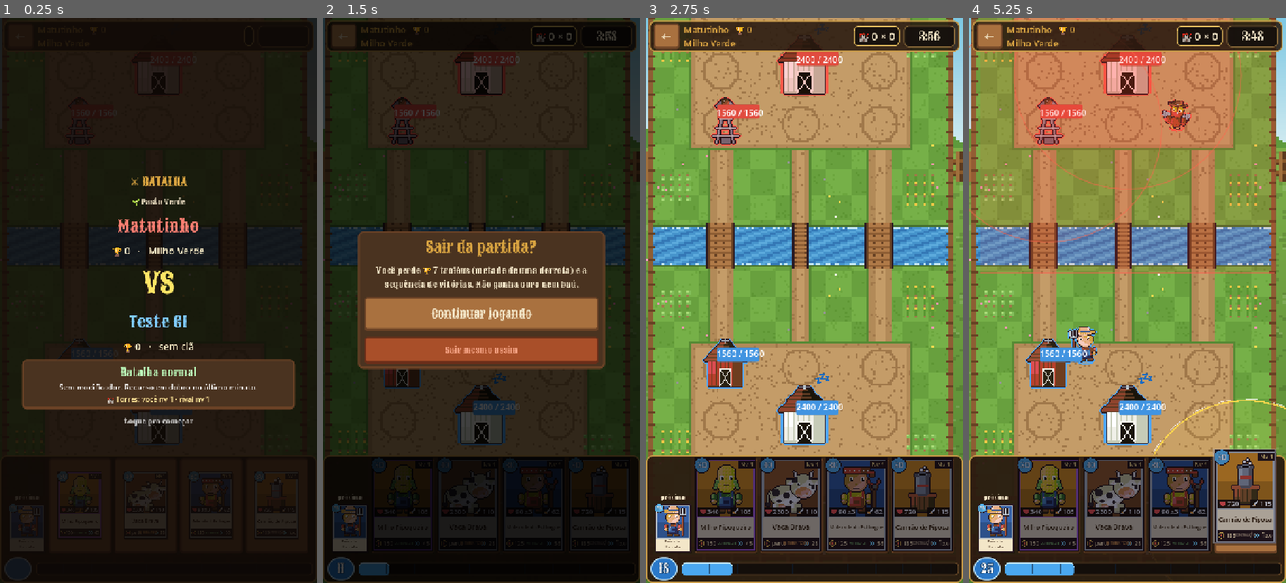
Above: before the commit, frames 1-4 (left to right).
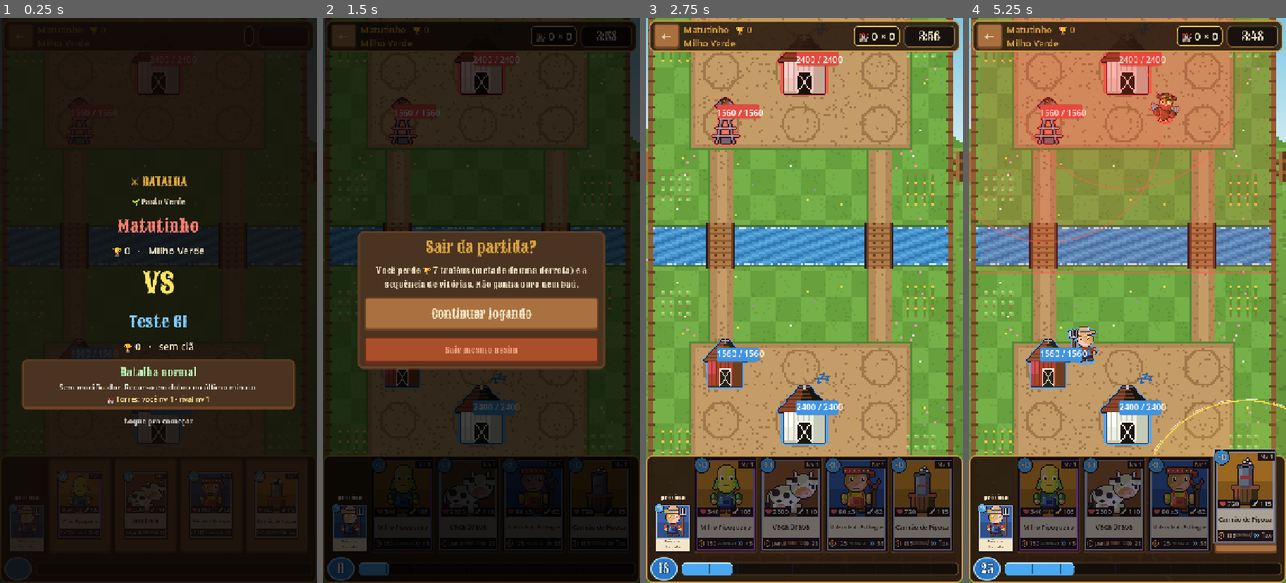
Above: after the commit, the same moments.

Repository: Generadevde/farmarena
Game: Godot game, scene res://ci/battle_test.tscn
Same seed, same stepped clock (60 frames per second), same inputs: the game is played once before the commit and once after it. This scene is started directly instead of the project's main scene. The engine's default icon, where the game draws it, is replaced by a stand-in: a white triangle on a blue panel in a dark square.
Inputs (mouse positions are in pixels of both pictures, inside the frame that each line leads up to):
- Up to frame 1 (0.25 s): no input
- Up to frame 2 (1.5 s): tap Enter at 0.5 s; move the mouse to (551, 272) at 0.52 s; click (551, 272) at 0.67 s; click "←" at 1.25 s
- Up to frame 3 (2.75 s): click "Continuar jogando" at 2 s
- Up to frame 4 (5.25 s): click "Milho Pipoqueiro" at 2.75 s; click "Vaca Brava" at 3.5 s; click "Molecada do Estilingue" at 4.25 s; click "Canhão de Pipoca" at 5 s

The runs differ from the first frame. In frame 1, less than 0.1% of the frame differs, in the area x 50-52%, y 37-44%; in frame 2, 0.3%; in frame 3, 4.7%; in frame 4, 5.2%, in the area x 2-96%, y 0-78%.

Commit message:
Sem ponte do meio e no máximo 2 módulos
- O rio só se atravessa pelas duas pontes dos lados (o meio virou água, no desenho das 13 arenas
  e no caminho das tropas). Voador continua passando por cima.
- Bots atacam sempre por um dos lados (antes miravam a Casa Grande, no meio).
- Módulos: máximo 2. 1 do nível 1 ao 7, 2 do 8 em diante.
- Testes: tropa solta no meio atravessa por uma ponte do lado; espaços por nível.
- 40 partidas entre bots: jogadas pelo meio caíram de 46% pra 29% (o resto é defesa perto da base).

Co-Authored-By: Claude Opus 5.5 <noreply@anthropic.com>
Claude-Session: https://claude.ai/code/session_01F2c9wwKpd4XWAaAeM55Dzi

Diff:
--- a/AI/push_plan.gd
+++ b/AI/push_plan.gd
@@ -235,7 +235,7 @@
 	_want_building = false
 	if is_pushing(now):
 		if fam == Fam.CAOS and randf() < 0.18:
-			lane_x = _family_lane(tree, my_team)   # muda de lado no meio do ataque
+			lane_x = _side(_family_lane(tree, my_team))   # muda de lado no meio do ataque
 		return {"go": true, "lane_x": lane_x, "first": false}
 	# CERCO: antes de pensar em atacar, quer construção de pé (até 2)
 	if fam == Fam.CERCO and money >= 30 and _own_buildings(tree, my_team).size() < 2:
@@ -268,7 +268,7 @@
 		_chaos = randf_range(-30.0, 10.0)
 		_combo_patience = now + 26.0
 		active_until = now + push_seconds()
-		lane_x = counter_lane if counter_lane != INF else _family_lane(tree, my_team)
+		lane_x = _side(counter_lane if counter_lane != INF else _family_lane(tree, my_team))
 		played = 0
 		return {"go": true, "lane_x": lane_x, "first": counter_lane == INF}
 	if randf() < chip_chance():
@@ -367,7 +367,23 @@
 
 ## rota do ataque: a torre adversária mais machucada; empate = onde o
 ## adversário tem menos tropa; empate de novo = sorteio
+## o ataque vai SEMPRE por uma das duas pontes: a rota no meio (a Casa Grande, o portão)
+## vira o lado em que a torre está, ou o lado da casa do bot se ela estiver bem no meio
+func _side(x: float) -> float:
+	var dx = x - ArenaBuilder.CENTER.x
+	if absf(dx) < ArenaBuilder.BRIDGE_X * 0.5:
+		var s = home_side if home_side != 0.0 else (-1.0 if randf() < 0.5 else 1.0)
+		if fam == Fam.CAOS:
+			s = -1.0 if randf() < 0.5 else 1.0
+		return ArenaBuilder.CENTER.x + ArenaBuilder.BRIDGE_X * s
+	return ArenaBuilder.CENTER.x + ArenaBuilder.BRIDGE_X * signf(dx)
+
+
 func _pick_lane(tree: SceneTree, my_team) -> float:
+	return _side(_pick_lane_raw(tree, my_team))
+
+
+func _pick_lane_raw(tree: SceneTree, my_team) -> float:
 	var foe = BattleBrain.other_team(my_team)
 	var towers = BattleBrain.get_bases(tree, foe)
 	if towers.is_empty():
--- a/Scripts/arena_builder.gd
+++ b/Scripts/arena_builder.gd
@@ -13,7 +13,7 @@
 const RIVER_HALF = 36.0   # rio de 72 de largura (era 40): estreito, quem brigava corpo a corpo de uma margem pra outra ia parar no meio da água
 const BRIDGE_X = 150.0
 const BRIDGE_HALF = 24.0                 # meia-largura útil da ponte lateral (desenho tem 28)
-const CENTER_BRIDGE_HALF = 12.0          # ponte do MEIO, mais estreita (desenho tem 16) -- gargalo
+const CENTER_BRIDGE_HALF = 12.0          # (antiga ponte do meio: hoje é água -- só os dois lados atravessam)
 const TOWER_DX = 135.0
 const TOWER_DY = 380.0
 const TOWER_HP_FRACTION = 0.65           # cada torre tem 65% da vida da base (2 torres = 130%)
@@ -115,18 +115,19 @@
 	var cb0 = CENTER.x - CENTER_BRIDGE_HALF
 	var cb1 = CENTER.x + CENTER_BRIDGE_HALF
 
-	# 3 passagens: esquerda, MEIO (estreita) e direita
+	# 2 passagens: esquerda e direita (o meio do rio é água, igual o Clash). Os pontos cb0/cb1
+	# continuam nas bordas pra os pedaços de chão e de água se ligarem certinho
 	var ground = _poly_builder()
 	_add_poly(ground, [Vector2(x0, rb), Vector2(lb0, rb), Vector2(lb1, rb), Vector2(cb0, rb), Vector2(cb1, rb), Vector2(rb0, rb), Vector2(rb1, rb), Vector2(x1, rb), Vector2(x1, y_bot), Vector2(x0, y_bot)])
 	_add_poly(ground, [Vector2(x0, y_top), Vector2(x1, y_top), Vector2(x1, rt), Vector2(rb1, rt), Vector2(rb0, rt), Vector2(cb1, rt), Vector2(cb0, rt), Vector2(lb1, rt), Vector2(lb0, rt), Vector2(x0, rt)])
 	_add_poly(ground, [Vector2(lb0, rt), Vector2(lb1, rt), Vector2(lb1, rb), Vector2(lb0, rb)])
-	_add_poly(ground, [Vector2(cb0, rt), Vector2(cb1, rt), Vector2(cb1, rb), Vector2(cb0, rb)])
 	_add_poly(ground, [Vector2(rb0, rt), Vector2(rb1, rt), Vector2(rb1, rb), Vector2(rb0, rb)])
 	_make_region(battle, "NavChao", ground, 0b01)
 
 	var water = _poly_builder()
 	_add_poly(water, [Vector2(x0, rt), Vector2(lb0, rt), Vector2(lb0, rb), Vector2(x0, rb)])
 	_add_poly(water, [Vector2(lb1, rt), Vector2(cb0, rt), Vector2(cb0, rb), Vector2(lb1, rb)])
+	_add_poly(water, [Vector2(cb0, rt), Vector2(cb1, rt), Vector2(cb1, rb), Vector2(cb0, rb)])
 	_add_poly(water, [Vector2(cb1, rt), Vector2(rb0, rt), Vector2(rb0, rb), Vector2(cb1, rb)])
 	_add_poly(water, [Vector2(rb1, rt), Vector2(x1, rt), Vector2(x1, rb), Vector2(rb1, rb)])
 	_make_region(battle, "NavAgua", water, 0b10)
--- a/Scripts/progresso.gd
+++ b/Scripts/progresso.gd
@@ -1443,7 +1443,7 @@
 
 # ================================================================ MÓDULOS (base principal + 6 pontos)
 ## quantos espaços de módulo o jogador tem agora: 1 até o nível 4 dos módulos,
-## 2 do nível 5 ao 12 e 3 do 13 em diante (Regras.MODULE_SLOT_LEVELS)
+## 1 do nível 1 ao 7 e 2 do 8 em diante (Regras.MODULE_SLOT_LEVELS)
 func module_slots() -> int:
 	return Regras.module_slots(tower_level())
 
--- a/Scripts/regras.gd
+++ b/Scripts/regras.gd
@@ -62,11 +62,11 @@
 # ---------------------------------------------------------------- módulos
 ## quantos módulos cabem por lado: abre com o NÍVEL DOS MÓDULOS (o mesmo 1 a 14 das cartas).
 ## Na partida os DOIS lados entram com a mesma quantidade: a do jogador.
-const MODULE_SLOTS_MAX = 3
-const MODULE_SLOT_LEVELS = [1, 5, 13]   # nível em que abre o 1º, o 2º e o 3º espaço
+const MODULE_SLOTS_MAX = 2
+const MODULE_SLOT_LEVELS = [1, 8]   # nível em que abre o 1º e o 2º espaço (1 do nível 1 ao 7; 2 do 8 em diante)
 const MAIN_BASE_POS = Vector2(0, 330)   # a partir do meio do rio, pro lado de quem é o dono
 # TECLADO NUMÉRICO: a base é o 5 e os 8 pontos são os outros números -- 3 na frente, 1 de cada
-# lado da base e 3 atrás. Três colunas (as das 3 pontes: -150, 0, 150) e três fileiras
+# lado da base e 3 atrás. Três colunas (-150, 0, 150; as pontes ficam só nas dos lados) e três fileiras
 # (230, 330, 430 a partir do rio), tudo simétrico. Os índices 0 a 5 são os de sempre (os
 # baralhos de módulo salvos continuam valendo); 6 e 7 são os cantos de trás, novos.
 const MODULE_POINTS = [Vector2(-150, 230), Vector2(0, 230), Vector2(150, 230), Vector2(-150, 330), Vector2(0, 430), Vector2(150, 330),
--- a/ci/battle_test.gd
+++ b/ci/battle_test.gd
@@ -413,21 +413,20 @@
 		b.unlock_arena = 0
 	hub._set_cards_view(1)
 	await get_tree().create_timer(0.5).timeout
-	_check("nível 1 tem 1 espaço de módulo", Progresso.module_loadout().size() == 1 and _find_text(hub, "Espaços de módulo: 1 de 3") and _find_text(hub, "abre no nível 5"),
+	_check("nível 1 tem 1 espaço de módulo", Progresso.module_loadout().size() == 1 and _find_text(hub, "Espaços de módulo: 1 de 2") and _find_text(hub, "abre no nível 8"),
 		"módulos=%d" % Progresso.module_loadout().size())
-	Regras.set_tune("slots", 3)
+	Regras.set_tune("slots", 2)
 	hub._queue_refresh()
 	await get_tree().create_timer(0.5).timeout
 	var lo3 = Progresso.module_loadout()
 	var pts3 := {}
 	for o in lo3:
 		pts3[int(o["ponto"])] = true
-	_check("com 3 espaços a tela mostra 3 módulos, cada um num ponto", lo3.size() == 3 and pts3.size() == 3 and _find_text(hub, "Casa Grande + 3 módulos"), str(lo3.map(func(o): return [o["base"].base_name, o["ponto"]])))
-	hub._use_module(2, mods[0])
+	_check("no máximo 2 espaços: a tela mostra 2 módulos, cada um num ponto", Regras.MODULE_SLOTS_MAX == 2 and lo3.size() == 2 and pts3.size() == 2 and _find_text(hub, "Casa Grande + 2 módulos"), str(lo3.map(func(o): return [o["base"].base_name, o["ponto"]])))
 	hub._use_module(1, mods[0])
 	hub._use_module(0, mods[0])
 	await get_tree().create_timer(0.5).timeout
-	_check("dá pra pôr três iguais", Progresso.module_loadout().all(func(o): return o["base"] == mods[0]) and _find_text(hub, "EM USO ×3"))
+	_check("dá pra pôr dois iguais", Progresso.module_loadout().all(func(o): return o["base"] == mods[0]) and _find_text(hub, "EM USO ×2"))
 	# MÓDULOS: dá pra pôr dois iguais pela tela, e a lista mostra isso
 	Regras.set_tune("slots", 2)
 	Progresso.d["modulos"] = []
@@ -669,8 +668,8 @@
 		elif b.resource_path.ends_with("torre_forte.tres"):
 			forte = b
 	_check("os módulos novos existem", moinho != null and guarita != null and estabulo != null and forte != null)
-	# ESPAÇOS por nível dos módulos: 1 até o 4, 2 do 5 ao 12, 3 do 13 em diante
-	_check("espaços por nível: 1-4 = 1, 5-12 = 2, 13+ = 3", [1, 4, 5, 12, 13, 14].map(func(lv): return Regras.module_slots(lv)) == [1, 1, 2, 2, 3, 3],
+	# ESPAÇOS por nível dos módulos: 1 do nível 1 ao 7, 2 do 8 em diante (máximo 2)
+	_check("espaços por nível: 1-7 = 1, 8+ = 2", [1, 4, 7, 8, 12, 14].map(func(lv): return Regras.module_slots(lv)) == [1, 1, 1, 2, 2, 2],
 		str([1, 4, 5, 12, 13, 14].map(func(lv): return Regras.module_slots(lv))))
 	_check("perfil novo (nível 1) começa com 1 módulo", Progresso.module_slots() == 1 and Progresso.module_loadout().size() == 1, str(Progresso.module_loadout().size()))
 	for want in [1, 3]:
@@ -806,11 +805,14 @@
 			crosses_bridge = true
 	var reaches = !path.is_empty() and path[-1].distance_to(to) < 30.0
 	print("RESULTADO caminho: ", path.size(), " pontos, chega na torre? ", reaches, " | passa pela ponte? ", crosses_bridge)
-	# tropa no MEIO indo pra torre da esquerda: deve usar a ponte do meio
+	# SEM PONTE DO MEIO: a tropa solta no meio atravessa por uma das pontes do lado
 	var from_mid = Vector2(c.x, c.y + 60)
 	var path_mid = NavigationServer2D.map_get_path(map_rid, from_mid, to, true, 0b01)
-	var uses_center = Array(path_mid).any(func(pt): return abs(pt.y - c.y) <= ArenaBuilder.RIVER_HALF + 1 and abs(pt.x - c.x) <= ArenaBuilder.CENTER_BRIDGE_HALF + 1)
-	print("RESULTADO ponte do meio: tropa no meio usa a ponte central? ", uses_center)
+	var uses_center = Array(path_mid).any(func(pt): return abs(pt.y - c.y) <= ArenaBuilder.RIVER_HALF - 4 and abs(pt.x - c.x) <= ArenaBuilder.BRIDGE_X * 0.5)
+	var mid_side = Array(path_mid).any(func(pt): return abs(pt.y - c.y) <= ArenaBuilder.RIVER_HALF + 1 and abs(abs(pt.x - c.x) - ArenaBuilder.BRIDGE_X) <= ArenaBuilder.BRIDGE_HALF + 1)
+	print("RESULTADO ponte do meio: atravessa pelo meio do rio? ", uses_center, " | vai por uma ponte do lado? ", mid_side)
+	if uses_center or !mid_side:
+		_aud_bad.append("meio do rio: tropa do meio passou pelo meio=%s, pela ponte do lado=%s" % [str(uses_center), str(mid_side)])
 	# PORTÃO: 3 torres por lado, a da frente no meio e com menos vida
 	var gates = bots.filter(func(t): return t.is_gate)
 	var backs = bots.filter(func(t): return !t.is_gate)
Binary file changed: Resources/arena/arena_bg.png
Binary file changed: Resources/arena/arena_bg_1.png
Binary file changed: Resources/arena/arena_bg_10.png
Binary file changed: Resources/arena/arena_bg_11.png
Binary file changed: Resources/arena/arena_bg_12.png
Binary file changed: Resources/arena/arena_bg_2.png
Binary file changed: Resources/arena/arena_bg_3.png
Binary file changed: Resources/arena/arena_bg_4.png
Binary file changed: Resources/arena/arena_bg_5.png
Binary file changed: Resources/arena/arena_bg_6.png
Binary file changed: Resources/arena/arena_bg_7.png
Binary file changed: Resources/arena/arena_bg_8.png
(and 1 more such lines)
